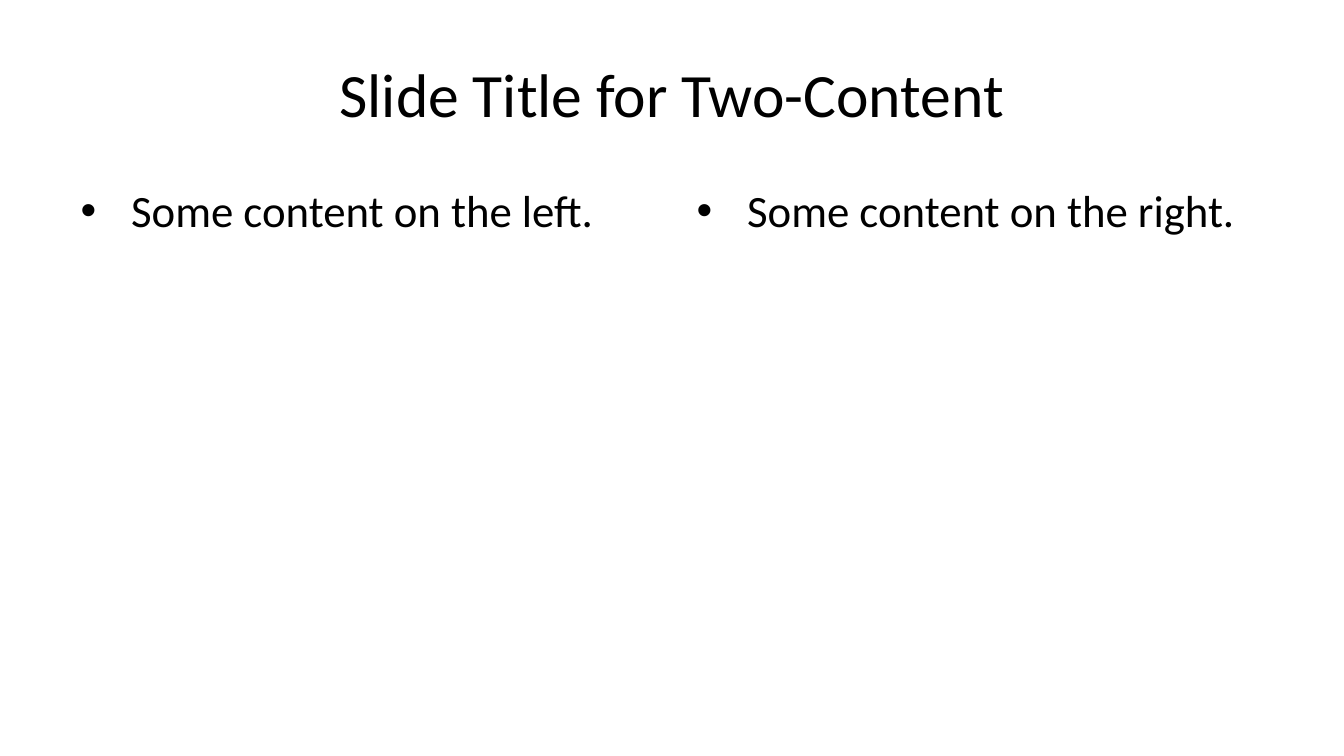
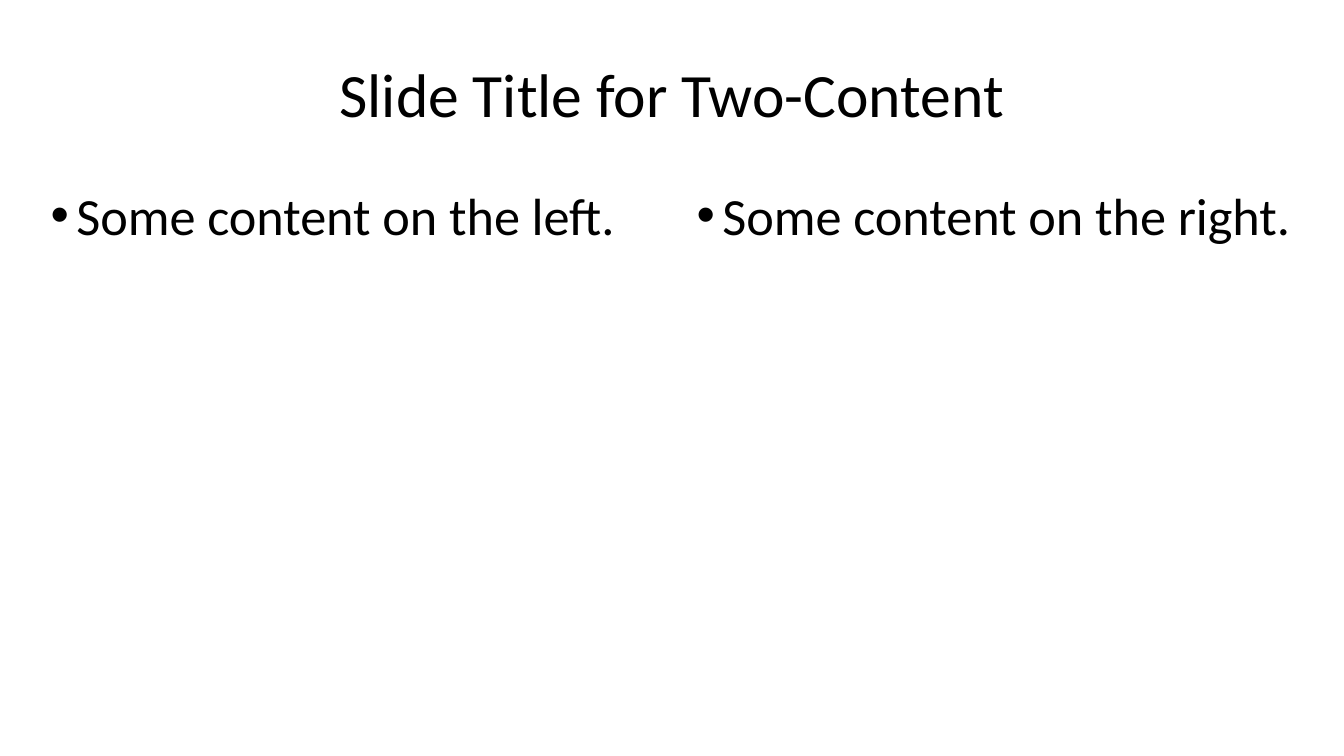
Before and after one commit to jcsalo/patient_education, a slide deck: slide 4 of template.pptx. Drawn at 1344x756 pixels with LibreOffice and Linux fonts; fonts in the diff are those of the drawing. Boxes give left, top, right and bottom in pixels: in the first picture for what was removed or moved away, otherwise in the second. Text is boxed around its words. In the diff, an @@ line names an element or a change of style, - is before the commit and + after.

```diff
--- a/template.pptx
+++ b/template.pptx
@@ text "Some content on the left.": place and size @@
-text "Some content on the left." at [131, 196, 593, 228]
+text "Some content on the left." at [76, 198, 615, 236]
@@ text "Some content on the left." at [76, 198, 615, 236]: size 24 to 28 pt; indent changed @@
@@ text "Some content on the right." at [722, 198, 1290, 244]: size 24 to 28 pt; indent changed @@
```
Also in this commit, not shown: 8 other files.
